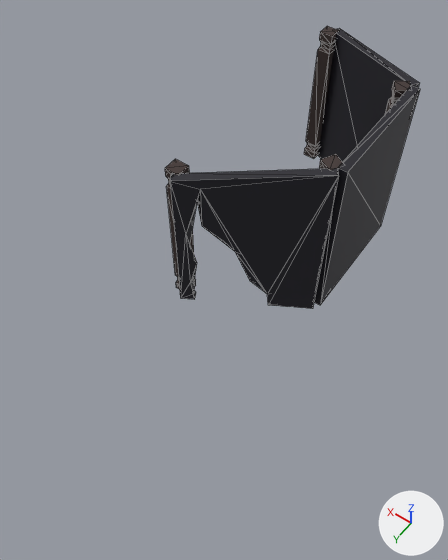
What one commit did to the glTF model Godot Project/Actual ijo musi Project/actual-ijo-musi-project/Assets/3D Assets/Waiting Room/w_r_mural_walls.glb.
Before and after are seen from a camera (50 mm lens) standing at (-15.5, 47.2, 57.1) and looking at (6.8, 15.9, 8.0). Lighting does not change. The marker at lower right points along +X, +Y and +Z. The picture after the commit comes second. Mesh edges are drawn as thin lines. Where no turn or scale is listed for an object, it has been applied to the vertices. Vertices at exactly the same position are counted once.

The first picture shows 'Beams', 'NorthEastWall', 'NorthWall', 'NorthWestWall'.
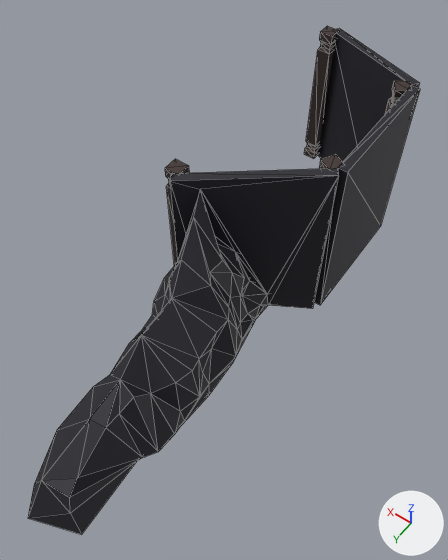
What differs and where, as boxes (x1, y1, x2, y2) in the pictures (448 x 560 px):
'NorthEastWall', reshaped (84% wider, 158% taller): before (170, 168, 339, 309); after (28, 168, 339, 534)
part 1 of me_cube_002, added (black): after (28, 190, 268, 534)

What changed in the scene script:
```text
Add mat_fixedstone_001:
    mat_fixedstone_001 = principled_material('FixedStone.001')
    mat_fixedstone_001.base_color = (0.0128, 0.0121, 0.0196)  # black #1e1d26
    mat_fixedstone_001.roughness = 0.6
Change me_cube_002:
    used by ob_northeastwall; location = (6.7, 11.7, 10.0)
    remove me_cube_002.from_pydata(...)  # 32 vertices, 60 faces; spans x -6.7..6.7, y -4.2..4.2, z -10.0..10.0
    add me_cube_002.from_pydata(...)  # 143 vertices, 258 faces; spans x -6.7..6.7, y -4.2..31.4, z -10.9..10.0
    me_cube_002 part 1: a new loose piece of 111 vertices spanning x -4.5..6.1, y -2.2..31.4, z -10.9..7.2, in mat_fixedstone_001 (black #1e1d26)
    add me_cube_002.materials.append(mat_fixedstone_001)  # black #1e1d26
```
